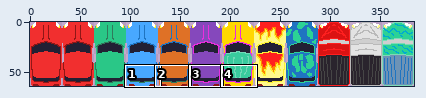
Two versions of one sprite sheet, Studio Nogg/Sprite_Cars.png. Above, an overview of the earlier version with the close-up marked.
Close-up. The starting point:
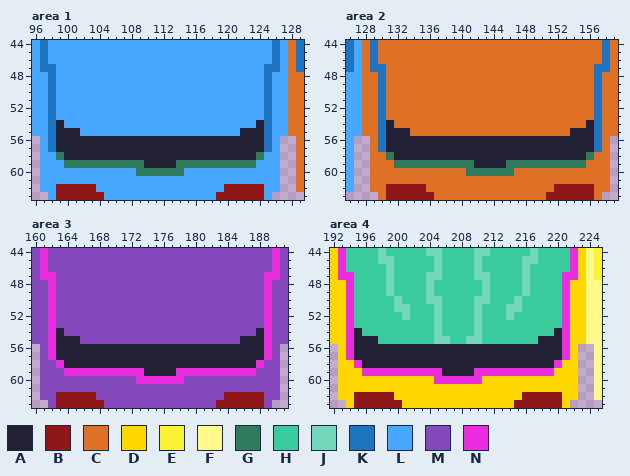
The file is 384x64 pixels. Colours within 5 levels of each other are drawn and written as one. Shown: area 1: x 96..129, y 44..63; area 2: x 126..159, y 44..63; area 3: x 160..191, y 44..63; area 4: x 192..225, y 44..63. The commit also changed other parts of the picture, which this record leaves out.
Palette (. is transparent): A #222034  B #8f1717  C #df7126  D #ffd700  E #fbf236  F #fffa8b  G #307b5c  H #39ca9e  J #72d8b9  K #1f74c1  L #48a8ff  M #8548bc  N #e92ddf
And afterwards:
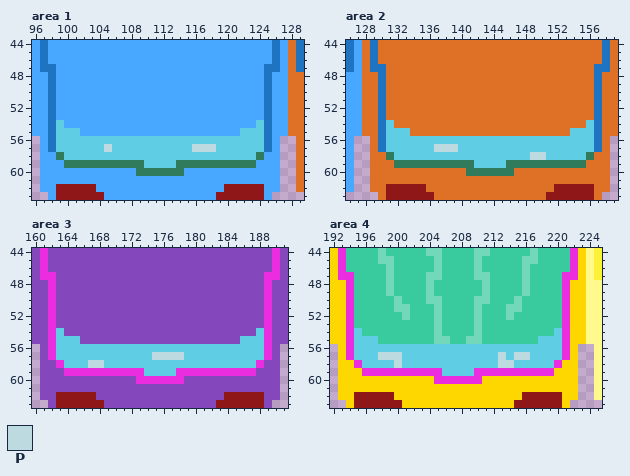
Colours new in this view: P #bddae0
Change:
Colour A changes from #222034 to #5fcde4.
Area 1:
Colour A gives way to colour P in row 57 at x 105 and 116 to 118.
Area 2:
Colour A gives way to colour P in row 57 at x 137 to 139; in row 58 at x 149 to 150.
Area 3:
Colour A gives way to colour P in row 57 at x 175 to 178; in row 58 at x 167 to 168.
Area 4:
Colour A gives way to colour P in row 57 at x 198 to 200, 213 and 215 to 216; in row 58 at x 200 and 213 to 214.
Boxes around the changes in both close-ups, in picture pixels (x1, y1, x2, y2):
changed: (56, 120, 264, 168)
changed: (386, 120, 594, 168)
changed: (56, 328, 264, 376)
changed: (354, 328, 562, 376)
